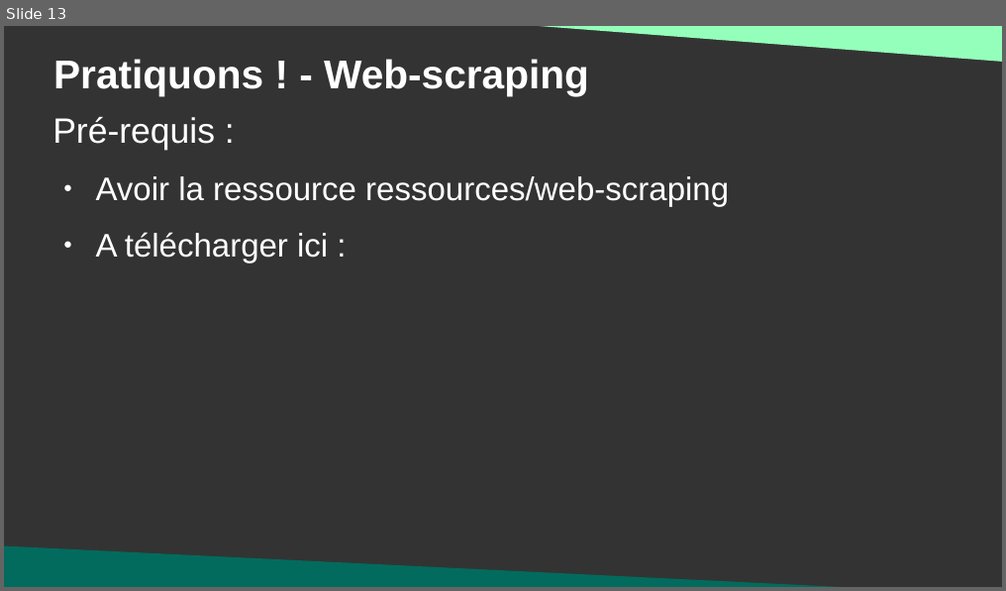
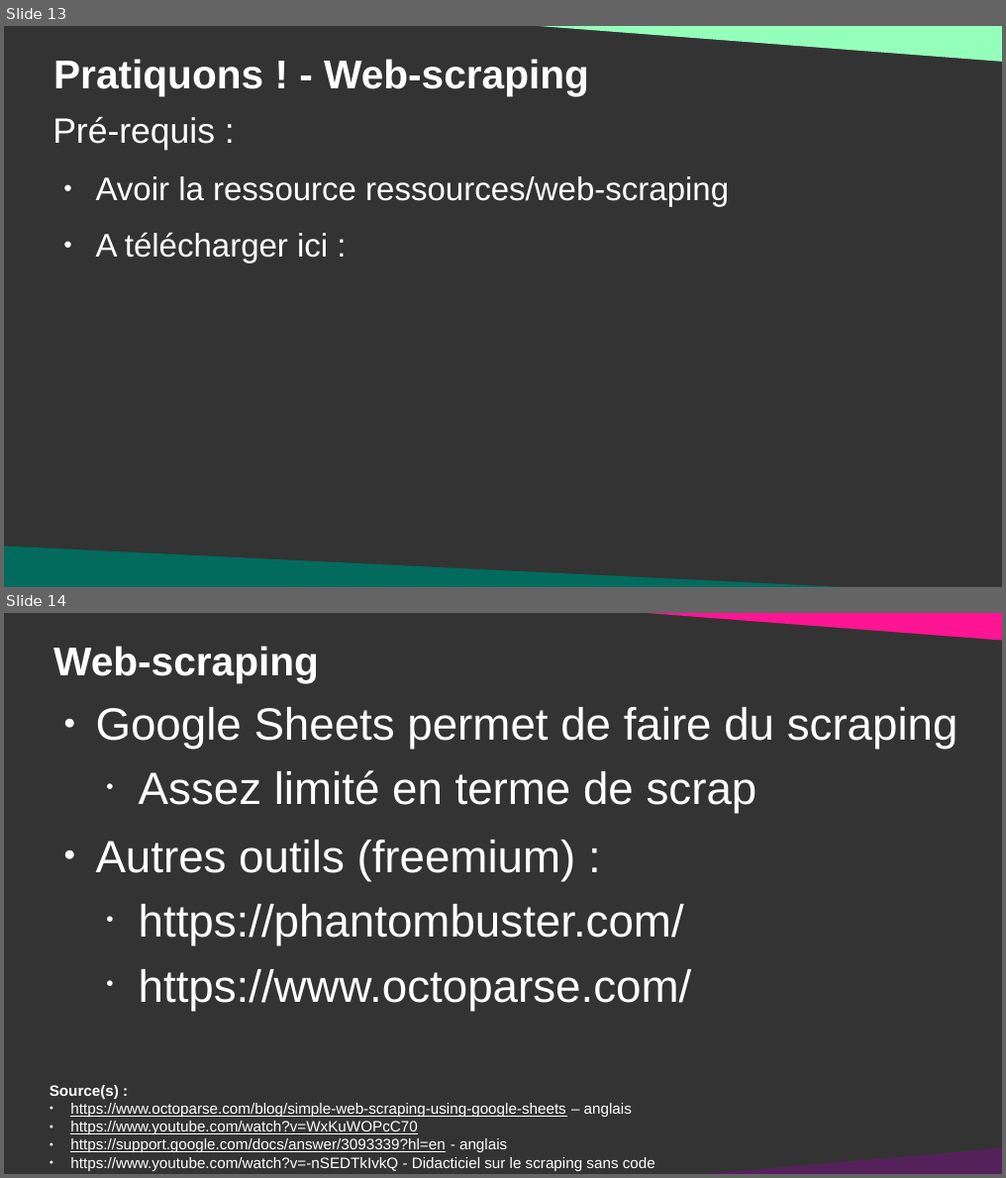
Before and after one commit to DanYellow/cours, a slide deck: data-journalisme-s4/travaux-pratiques/numero-2/presentation.odp. Shown one above the other, each under a label of ours: slide 13 before the commit, slides 13 and 14 after it. The pictures are 1006x591 and 1006x1178 pixels, drawn with LibreOffice and Linux fonts; fonts in the diff are those of the drawing. Boxes give left, top, right and bottom in pixels: in the first picture for what was removed or moved away, otherwise in the second. Text is boxed around its words. In the diff, an @@ line names an element or a change of style, - is before the commit and + after.

```diff
--- a/data-journalisme-s4/travaux-pratiques/numero-2/presentation.odp
+++ b/data-journalisme-s4/travaux-pratiques/numero-2/presentation.odp
@@ slide 14 added at (4, 613, 1002, 1174), background #333333 @@
@@ right triangle added at (594, 613, 1002, 649), fill #FF1493 @@
@@ title added at (54, 646, 319, 682), 32 pt, text #FFFFFF, bold @@
+Web-scraping
@@ text added at (96, 707, 958, 1011), 36 pt, text #FFFFFF @@
+● Google Sheets permet de faire du scraping
+  • Assez limité en terme de scrap
+● Autres outils (freemium) :
+  • https://phantombuster.com/
+  • https://www.octoparse.com/
@@ text added at (50, 1085, 655, 1171), 12 pt, text #FFFFFF, underline @@
+Source(s) :
+● https://www.octoparse.com/blog/simple-web-scraping-using-google-sheets – anglais
+● https://www.youtube.com/watch?v=WxKuWOPcC70
+● https://support.google.com/docs/answer/3093339?hl=en - anglais
+● https://www.youtube.com/watch?v=-nSEDTkIvkQ - Didacticiel sur le scraping sans code
@@ right triangle added at (662, 1133, 1002, 1174), fill #55215B @@
```
Also in this commit, not shown: 1 slide changed, 12 other files.
